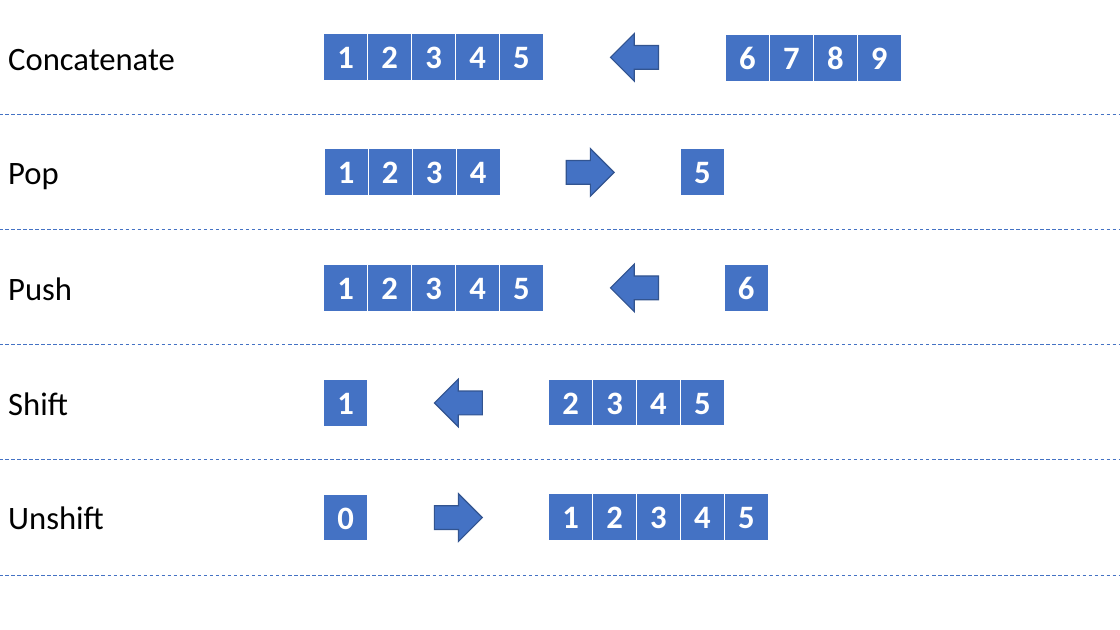
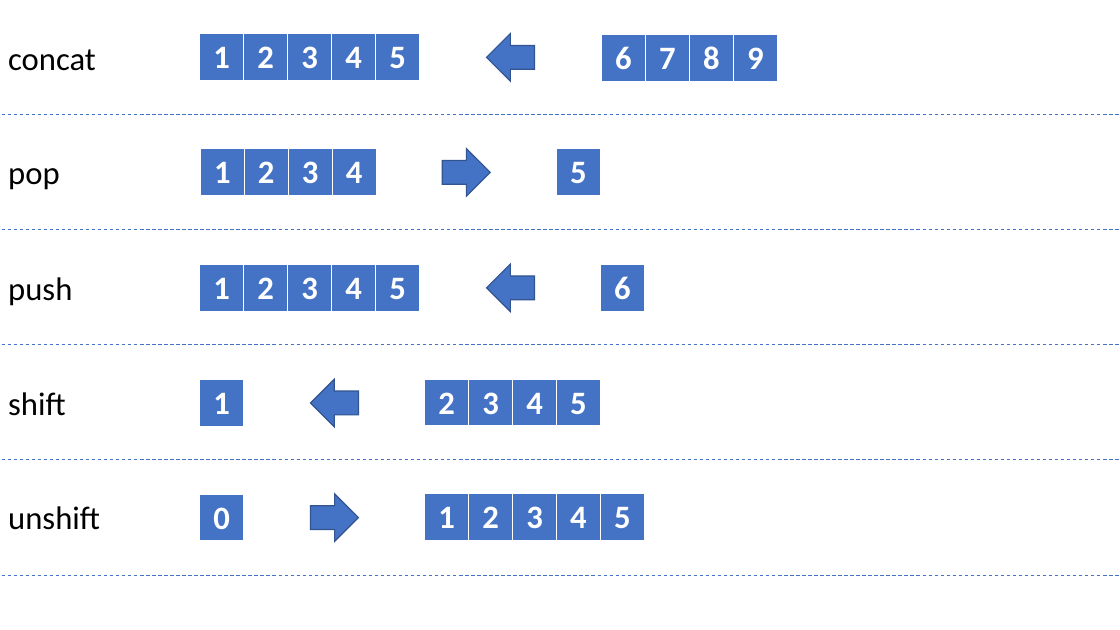
Before and after one commit to eltoroit/JSArrayfns, a slide deck: slide 1 of Files/SlideModifiers.pptx. Drawn at 1120x630 pixels with LibreOffice and Linux fonts; fonts in the diff are those of the drawing. Boxes give left, top, right and bottom in pixels: in the first picture for what was removed or moved away, otherwise in the second. Text is boxed around its words. In the diff, an @@ line names an element or a change of style, - is before the commit and + after.

```diff
--- a/Files/SlideModifiers.pptx
+++ b/Files/SlideModifiers.pptx
@@ text at <box>8,49,96,71</box>: text changed @@
-Concatenate
+concat
@@ 10 tables, 5 right arrows: place and size @@
-10 tables, 5 right arrows at <box>323,34,901,542</box>
+10 tables, 5 right arrows at <box>200,34,776,542</box>
@@ text at <box>8,168,59,190</box>: text changed @@
-Pop
+pop
@@ text at <box>8,277,72,306</box>: text changed @@
-Push
+push
@@ text at <box>8,392,65,416</box>: text changed @@
-Shift
+shift
@@ text at <box>8,506,100,530</box>: text changed @@
-Unshift
+unshift
@@ 5 lines: place and size @@
-5 lines at <box>0,115,1120,576</box>
+5 lines at <box>0,115,1120,576</box>
```
Also in this commit, not shown: 2 other files.
